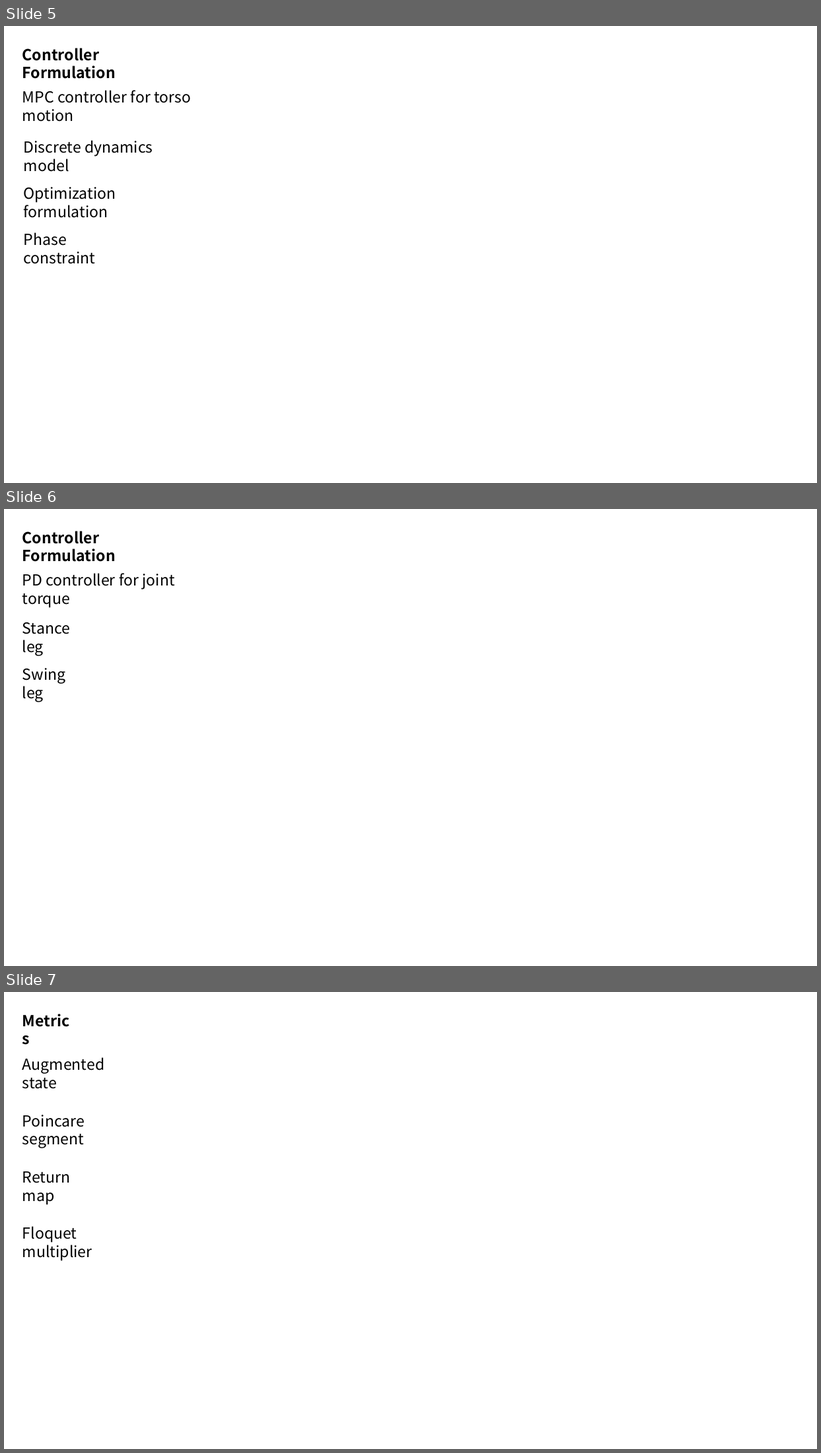
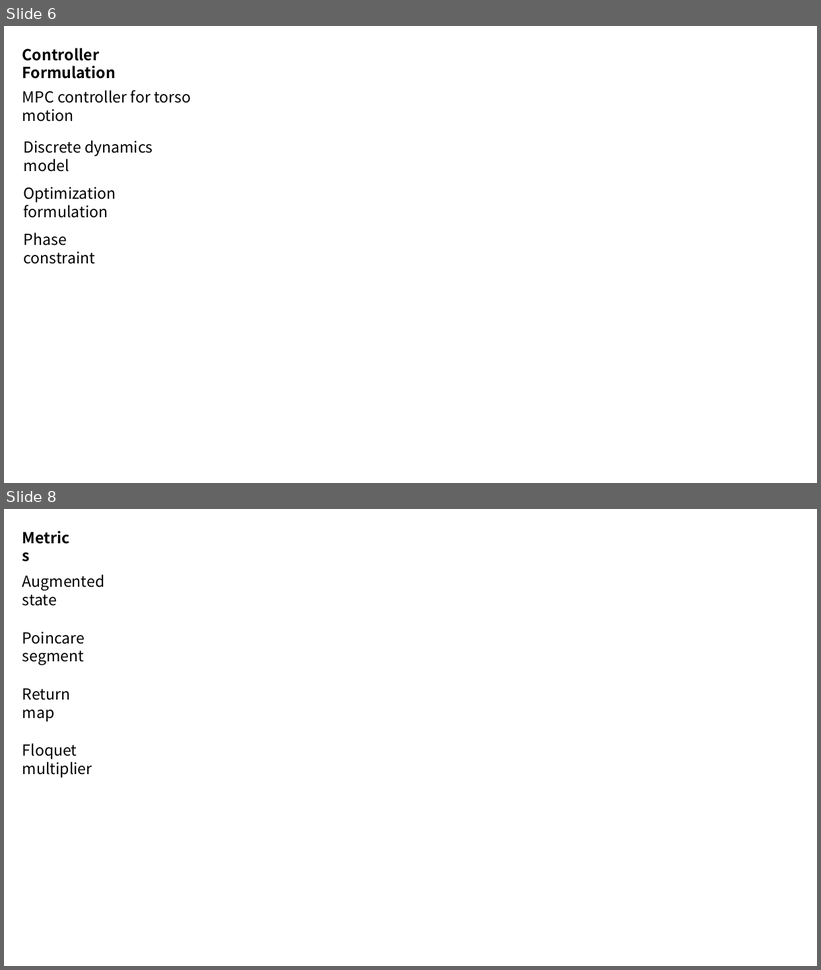
Before and after one commit to Meilili031010/locomotion-dynamics, a slide deck: pre.pptx. Shown one above the other, each under a label of ours: slides 5, 6 and 7 before the commit, slides 6 and 8 after it; the slides between them are not shown. The pictures are 821x1453 and 821x970 pixels, drawn with LibreOffice and Linux fonts; fonts in the diff are those of the drawing. Boxes give left, top, right and bottom in pixels: in the first picture for what was removed or moved away, otherwise in the second. Text is boxed around its words. In the diff, an @@ line names an element or a change of style, - is before the commit and + after.

```diff
--- a/pre.pptx
+++ b/pre.pptx
@@ slide 6 removed at [4, 509, 817, 966], background #FFFFFF @@
@@ text removed at [22, 531, 116, 562] @@
-Controller Formulation
@@ text removed at [22, 573, 174, 608] @@
-PD controller for joint torque
@@ text removed at [22, 622, 70, 656] @@
-Stance leg
@@ text removed at [22, 668, 66, 702] @@
-Swing leg
@@ what was slide 5 is now slide 6 @@
@@ what was slide 7 is now slide 8 @@
```
Also in this commit, not shown: 2 slides changed, 2 slides added.
